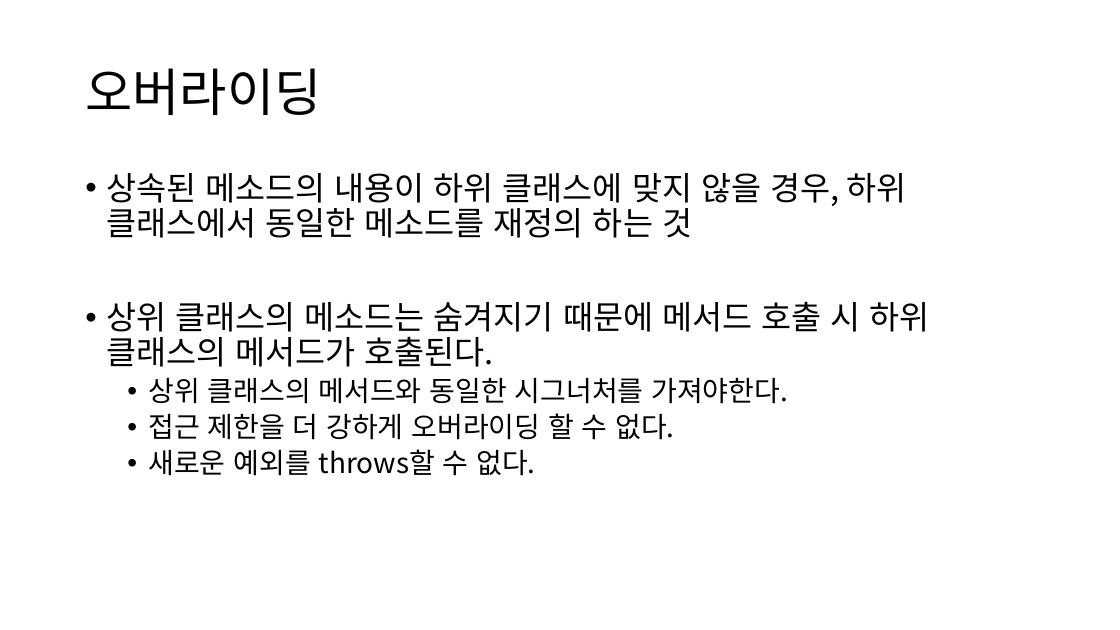
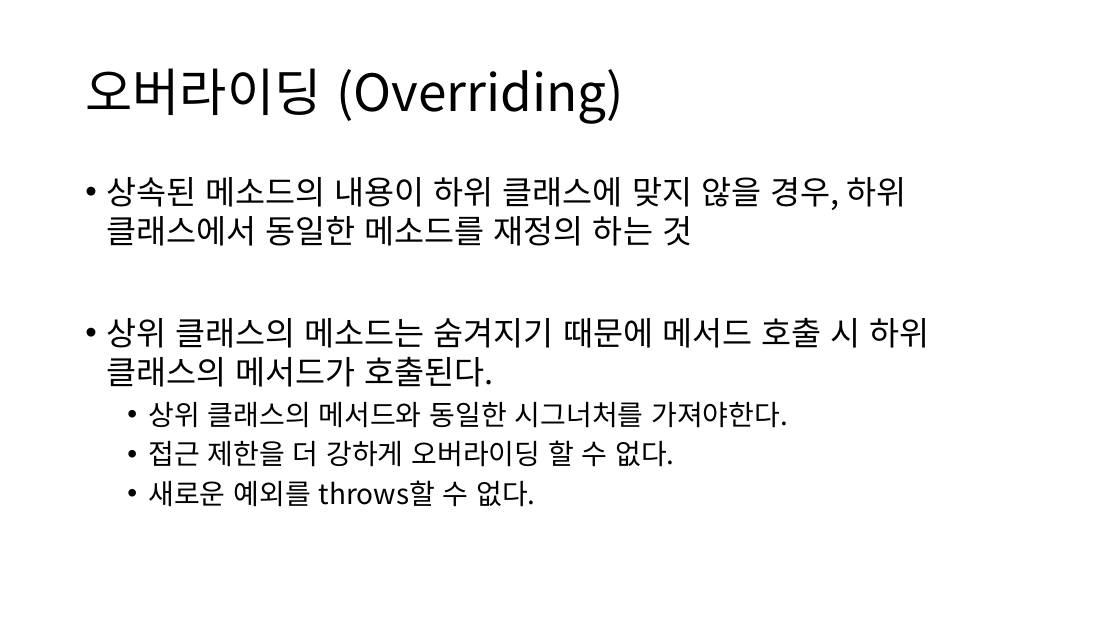
Before and after one commit to YonghoChoi/develop-note, a slide deck: slide 43 of ppt/객체지향 기본.pptx (slide 38 before the commit). Drawn at 1120x630 pixels with LibreOffice and Linux fonts; fonts in the diff are those of the drawing. Boxes give left, top, right and bottom in pixels: in the first picture for what was removed or moved away, otherwise in the second. Text is boxed around its words. In the diff, an @@ line names an element or a change of style, - is before the commit and + after.

```diff
--- a/ppt/객체지향 기본.pptx
+++ b/ppt/객체지향 기본.pptx
@@ title at [85,68,624,124]: text changed @@
-오버라이딩
+오버라이딩 (Overriding)
@@ text "상속된 메소드의 내용이 하위 클래스에 ..." at [106,177,930,507]: line spacing 0.9 to 1 @@
```
Also in this commit, not shown: 22 other slides changed, 10 slides added.
